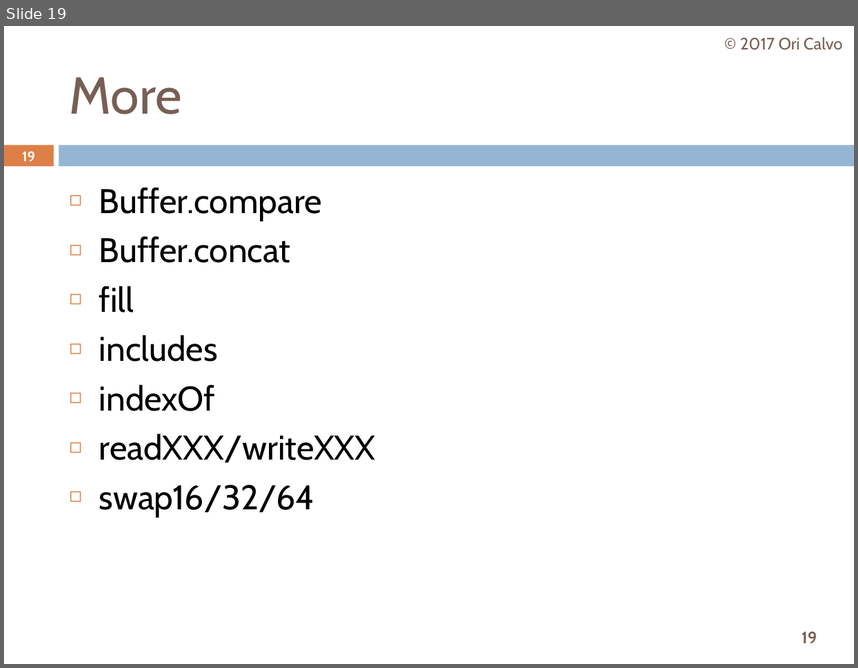
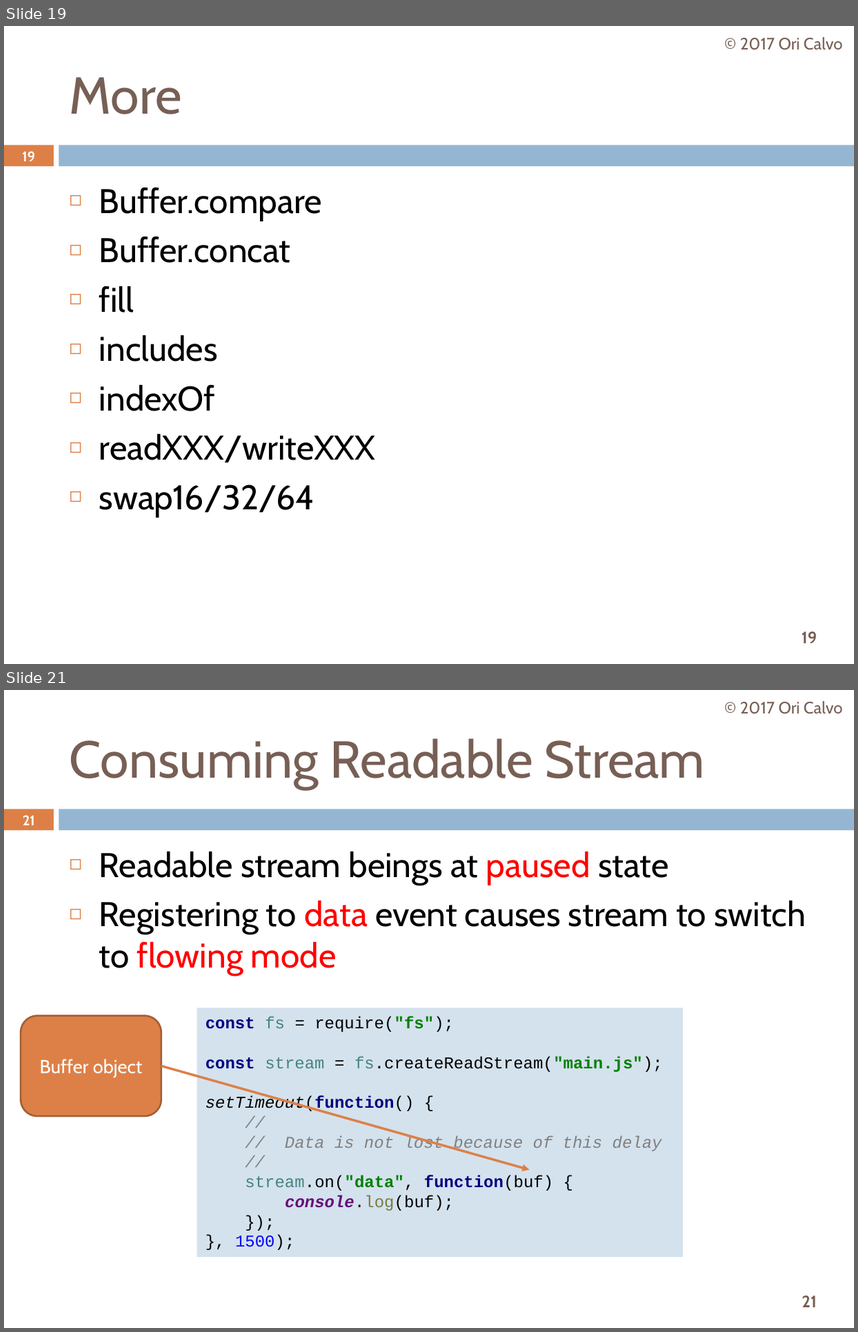
Before and after one commit to oricalvo/course-nodejs, a slide deck: PPTs/05 Core Modules.pptx. Shown one above the other, each under a label of ours: slide 19 before the commit, slides 19 and 21 after it; the slides between them are not shown. The pictures are 858x668 and 858x1332 pixels, drawn with LibreOffice and Linux fonts; fonts in the diff are those of the drawing. Boxes give left, top, right and bottom in pixels: in the first picture for what was removed or moved away, otherwise in the second. Text is boxed around its words. In the diff, an @@ line names an element or a change of style, - is before the commit and + after.

```diff
--- a/PPTs/05 Core Modules.pptx
+++ b/PPTs/05 Core Modules.pptx
@@ slide 21 added at [4, 690, 854, 1328], background #FFFFFF; not listed: 3 template elements that a slide beside it also shows @@
@@ text added at [740, 701, 843, 714], 14 pt, text #775F55 @@
+© 2017 Ori Calvo
@@ title added at [70, 738, 705, 789], 44 pt, text #775F55 @@
+Consuming Readable Stream
@@ page number added at [23, 815, 35, 825], 11.9 pt, text #FFFFFF, bold @@
+21
@@ text added at [99, 851, 806, 975], 29 pt, text #000000 @@
+◻ Readable stream beings at paused state
+◻ Registering to data event causes stream to switch to flowing mode
@@ rounded rectangle added at [21, 1016, 161, 1116], fill #DD8047, outline #A35F35 1.5 pt, 16 pt, text #FFFFFF @@
+Buffer object
@@ rectangle added at [197, 1008, 683, 1257], fill #D4E2ED, 14 pt, text #000000 @@
+const fs = require("fs");
+const stream = fs.createReadStream("main.js");
+setTimeout(function() {
+//
+// Data is not lost because of this delay
+//
+stream.on("data", function(buf) {
+console.log(buf);
+});
+}, 1500);
@@ arrow added from (161, 1066) to (529, 1170), #DD8047 2 pt @@
```
Also in this commit, not shown: 6 slides changed, 11 other slides added, 15 other files.
